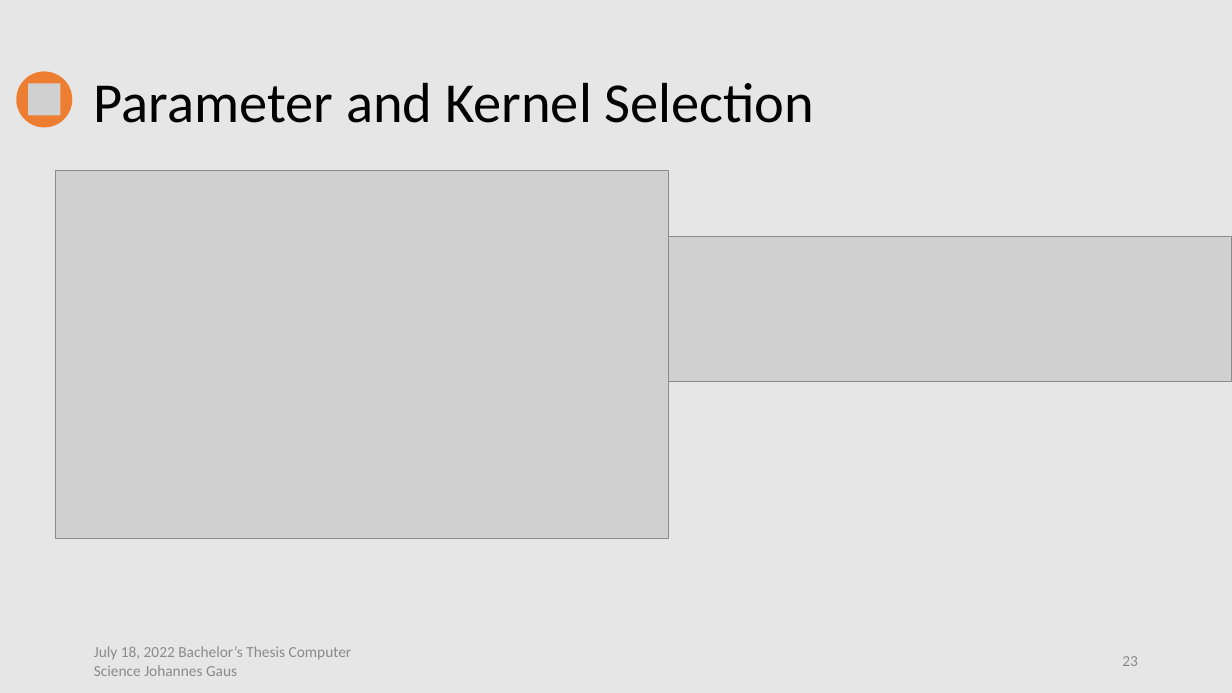
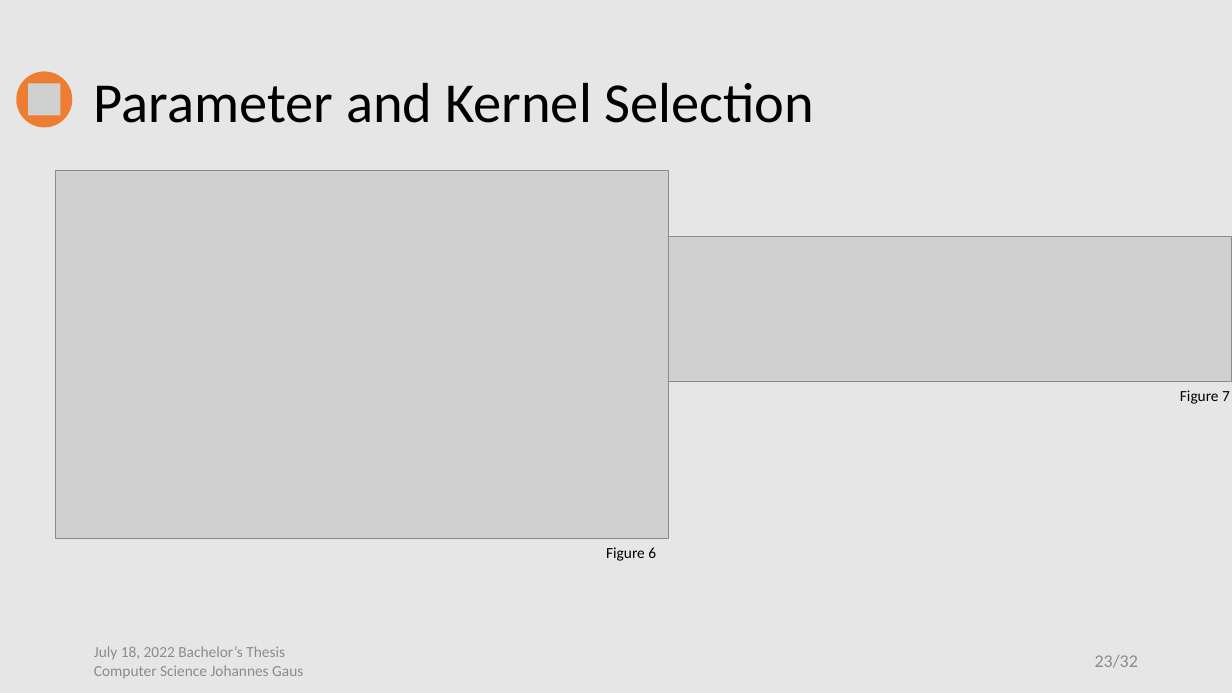
Before and after one commit to jo997/BA-WindPowerForecasting, a slide deck: slide 23 of thesis work/Thesis Defense/Thesis Defense.pptx. Drawn at 1232x693 pixels with LibreOffice and Linux fonts; fonts in the diff are those of the drawing; grey boxes stand for pictures. Boxes give left, top, right and bottom in pixels: in the first picture for what was removed or moved away, otherwise in the second. Text is boxed around its words. In the diff, an @@ line names an element or a change of style, - is before the commit and + after.

```diff
--- a/thesis work/Thesis Defense/Thesis Defense.pptx
+++ b/thesis work/Thesis Defense/Thesis Defense.pptx
@@ text added at [1180, 390, 1230, 404], 12 pt, text #000000 @@
+Figure 7
@@ text added at [606, 547, 656, 561], 12 pt, text #000000 @@
+Figure 6
@@ text at [94, 646, 303, 678]: text changed @@
-July 18, 2022 Bachelor’s Thesis Computer Science Johannes Gaus
+July 18, 2022 Bachelor’s Thesis
+Computer Science Johannes Gaus
@@ page number at [1095, 655, 1138, 668]: text changed; size 12 to 14 pt @@
-23
+23/32
```
Also in this commit, not shown: 30 other slides changed, 23 other files.
